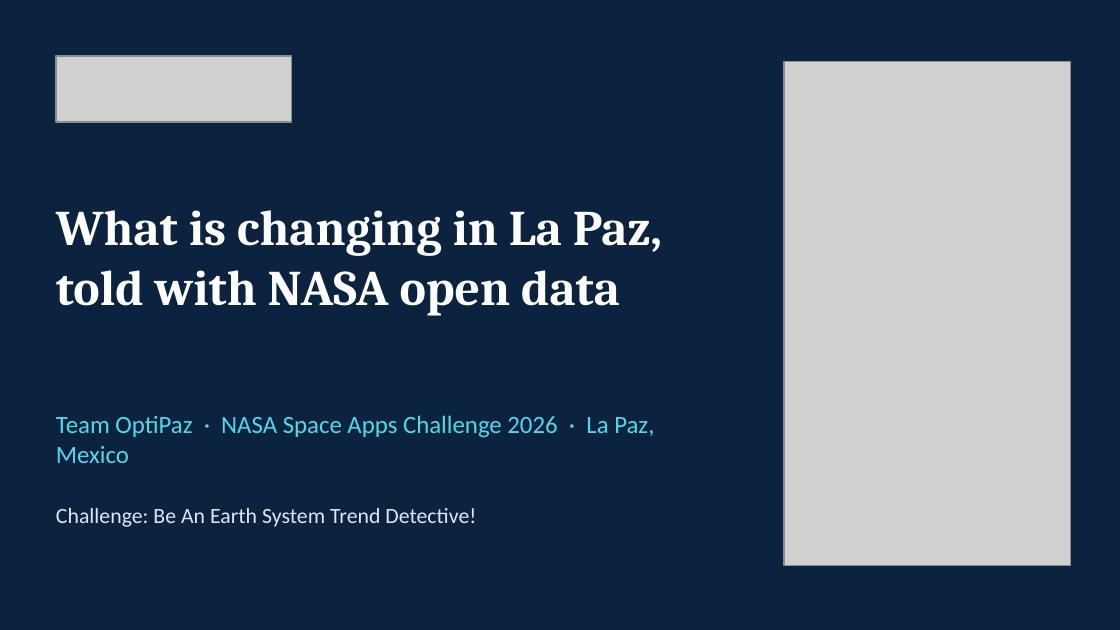
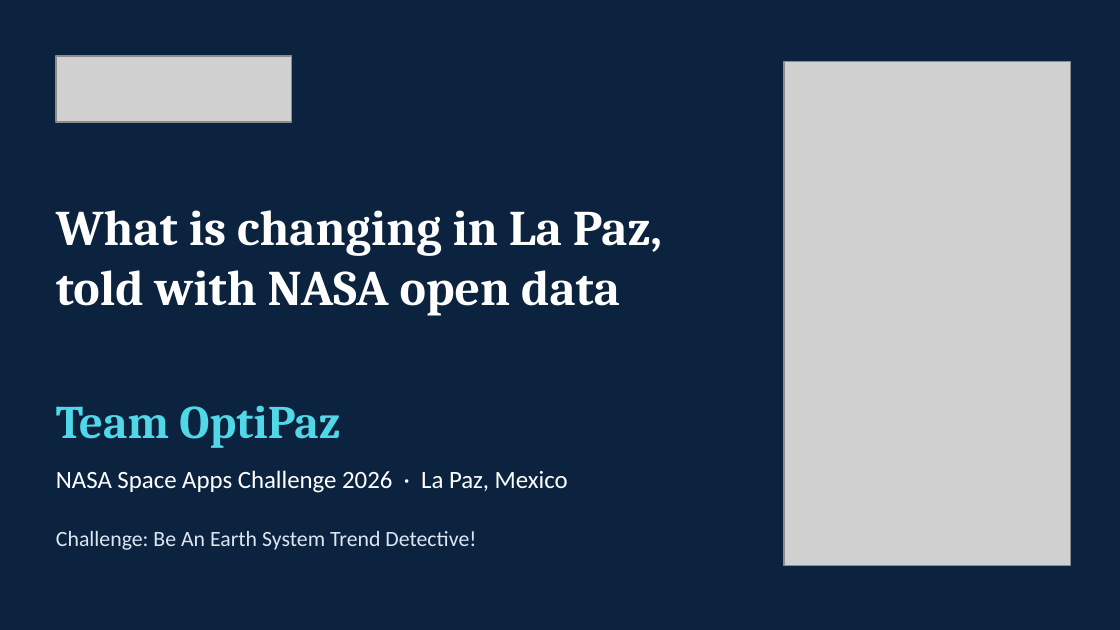
Before and after one commit to INGIDSCarlosDanC21/radar-BCS, a slide deck: slide 1 of docs/entrega/demo/Radar-BCS-demo-7-slides.pptx. Drawn at 1120x630 pixels with LibreOffice and Linux fonts; fonts in the diff are those of the drawing; grey boxes stand for pictures. Boxes give left, top, right and bottom in pixels: in the first picture for what was removed or moved away, otherwise in the second. Text is boxed around its words. In the diff, an @@ line names an element or a change of style, - is before the commit and + after.

```diff
--- a/docs/entrega/demo/Radar-BCS-demo-7-slides.pptx
+++ b/docs/entrega/demo/Radar-BCS-demo-7-slides.pptx
@@ text added at (56, 405, 340, 448), 30 pt, text #51D8E8, bold @@
+Team OptiPaz
@@ text at (56, 470, 568, 493): text changed; text colour #51D8E8 to #FFFFFF @@
-Team OptiPaz · NASA Space Apps Challenge 2026 · La Paz, Mexico
+NASA Space Apps Challenge 2026 · La Paz, Mexico
@@ text "NASA Space Apps Challenge 2026 ..." at (56, 470, 568, 493): vertical alignment top to middle @@
@@ text "Challenge: Be An Earth System ...": place and size @@
-text "Challenge: Be An Earth System ..." at (56, 508, 476, 527)
+text "Challenge: Be An Earth System ..." at (56, 531, 476, 550)
```
Also in this commit, not shown: 1 other file.
